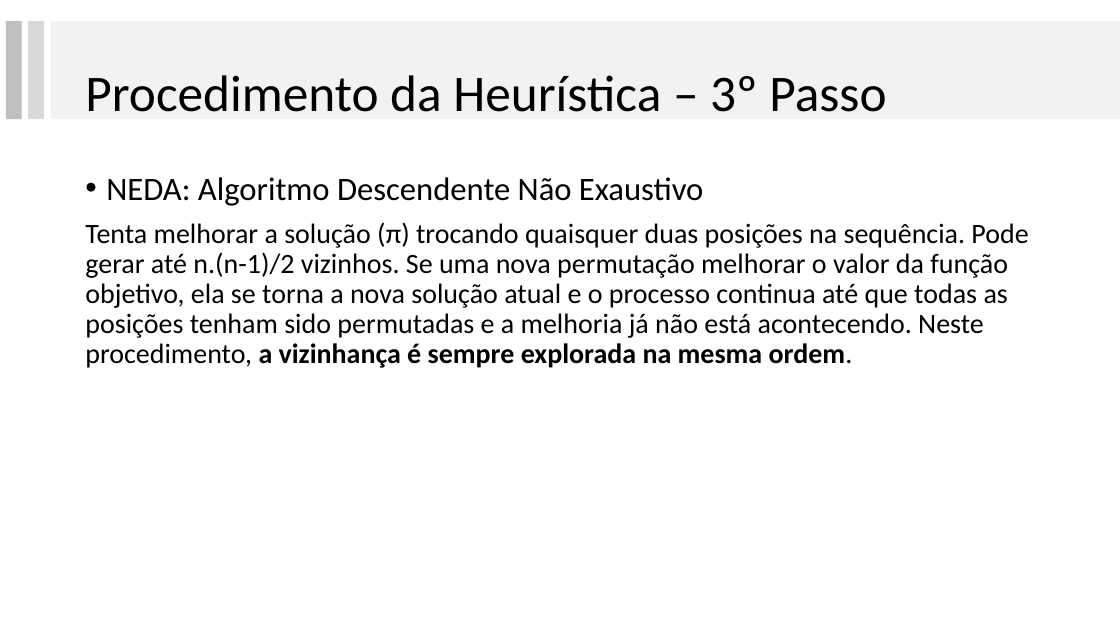
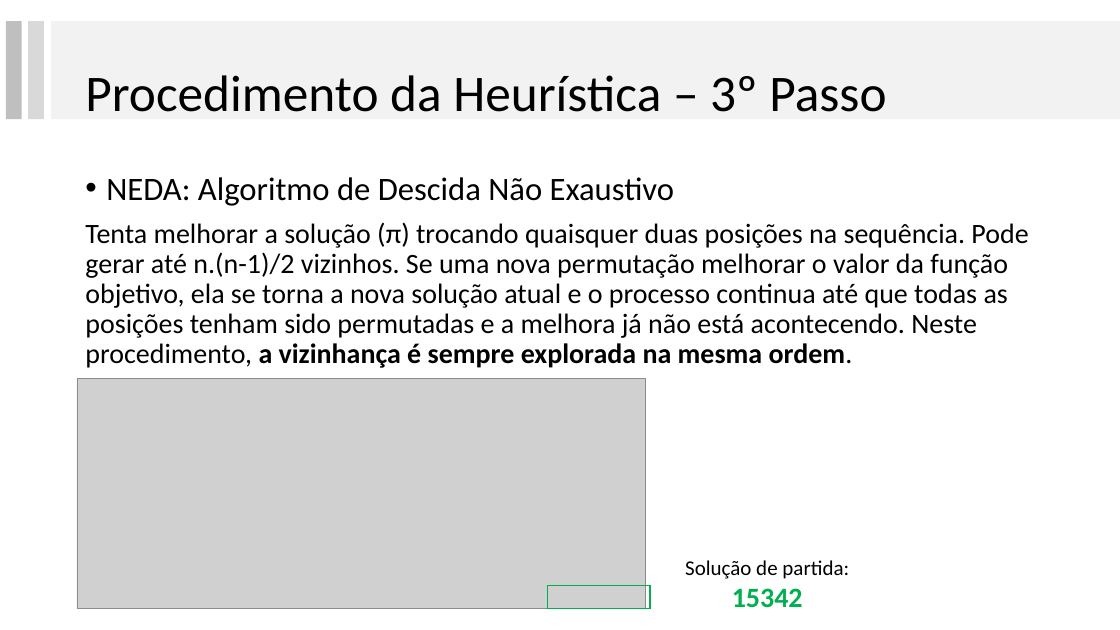
Before and after one commit to lpbiasoto/metaheuristicas, a slide deck: slide 7 of ApresentacaoRibas/apresentaçãoRibas.pptx. Drawn at 1120x630 pixels with LibreOffice and Linux fonts; fonts in the diff are those of the drawing; grey boxes stand for pictures. Boxes give left, top, right and bottom in pixels: in the first picture for what was removed or moved away, otherwise in the second. Text is boxed around its words. In the diff, an @@ line names an element or a change of style, - is before the commit and + after.

Commit message:
com NEDA

```diff
--- a/ApresentacaoRibas/apresentaçãoRibas.pptx
+++ b/ApresentacaoRibas/apresentaçãoRibas.pptx
@@ text at box(85, 177, 1028, 368): text changed @@
-• NEDA: Algoritmo Descendente Não Exaustivo
-Tenta melhorar a solução (π) trocando quaisquer duas posições na sequência. Pode gerar até n.(n-1)/2 vizinhos. Se uma nova permutação melhorar o valor da função objetivo, ela se torna a nova solução atual e o processo continua até que todas as posições tenham sido permutadas e a melhoria já não está acontecendo. Neste procedimento, a vizinhança é sempre explorada na mesma ordem.
+• NEDA: Algoritmo de Descida Não Exaustivo
+Tenta melhorar a solução (π) trocando quaisquer duas posições na sequência. Pode gerar até n.(n-1)/2 vizinhos. Se uma nova permutação melhorar o valor da função objetivo, ela se torna a nova solução atual e o processo continua até que todas as posições tenham sido permutadas e a melhora já não está acontecendo. Neste procedimento, a vizinhança é sempre explorada na mesma ordem.
@@ picture added at box(77, 379, 646, 609) @@
@@ text added at box(685, 560, 849, 608), 18 pt, text #000000 @@
+Solução de partida:
+15342
@@ rectangle added at box(548, 586, 650, 609), outline #00B050 1 pt @@
```
Also in this commit, not shown: 4 slides added.
